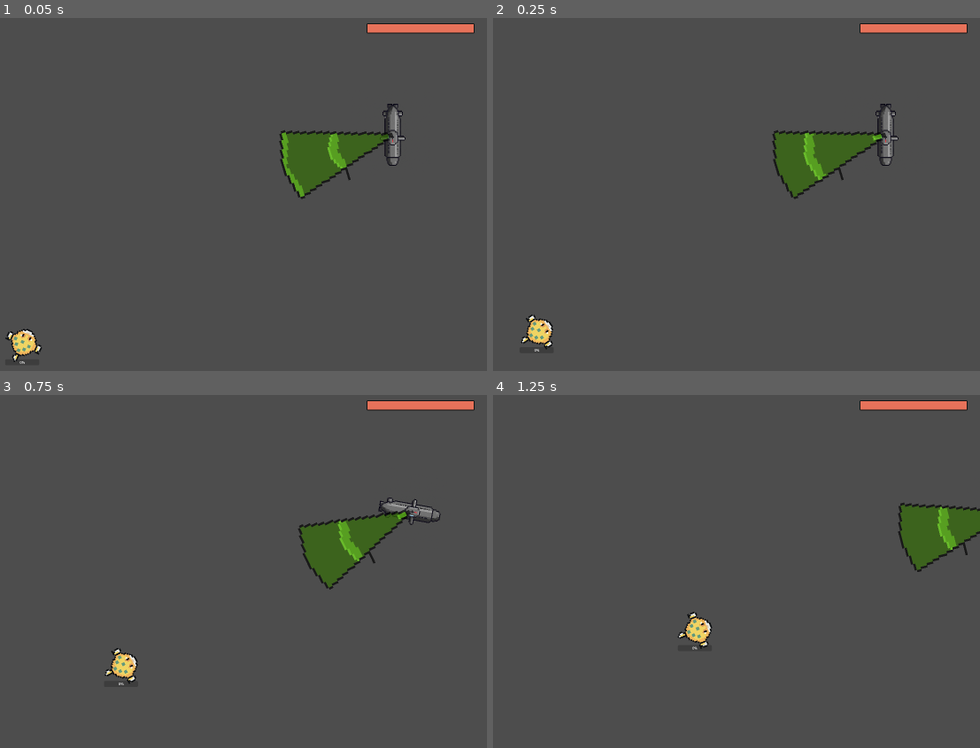
Above: before the commit, frames 1-4 (two rows, left to right).
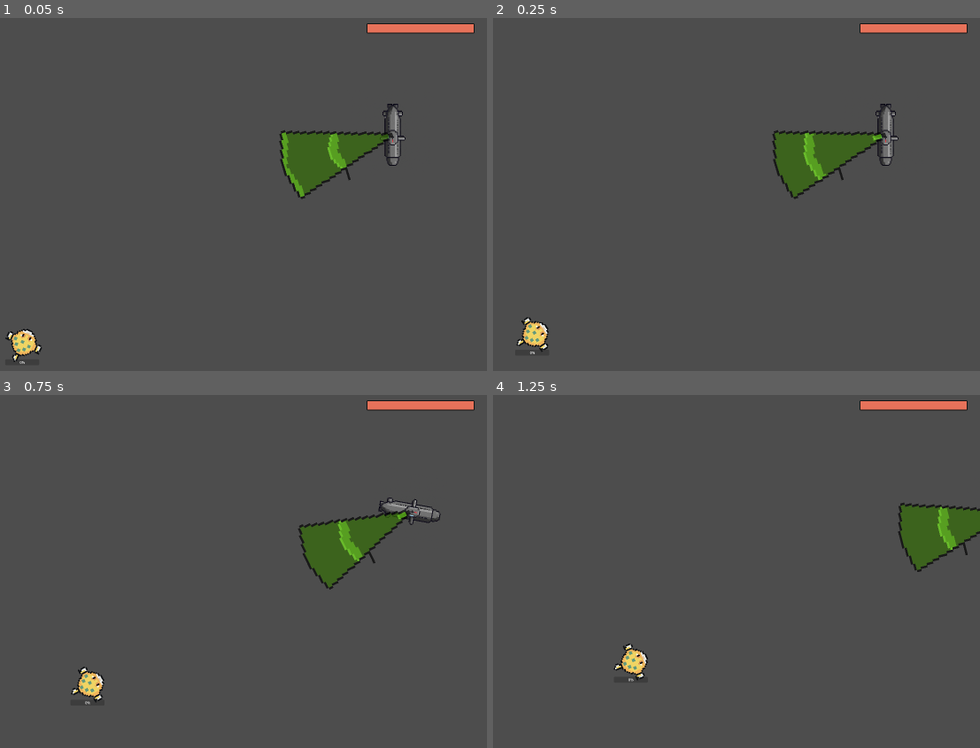
Above: after the commit, the same moments.

Repository: AbuHarambe/Deepsea_Invaders
Game: Godot game, scene res://Scenes/main.tscn
Same seed, same stepped clock (60 frames per second), same inputs: the game is played once before the commit and once after it.
Inputs (mouse positions are in pixels of both pictures, inside the frame that each line leads up to):
- Up to frame 1 (0.05 s): no input
- Up to frame 2 (0.25 s): no input
- Up to frame 3 (0.75 s): move the mouse to (287, 567) at 0.52 s; hold D (Right) from 0.53 s (still down)
- Up to frame 4 (1.25 s): keep holding D (Right)

Frame 1 is identical in both runs. In frame 2, 0.5% of the frame differs, in the area x 4-13%, y 83-96%; in frame 3, 0.8%; in frame 4, 0.8%, in the area x 24-46%, y 61-82%.

Commit message:
Issue 13 Completed
Fortschrittsanzeige pausiert erst für eine im enemy bestimmte zeit wenn der Scan Bereich Verlassen wird und anschließend degeneriert sich diese mit einer im enemy festgelegten rate

Diff:
--- a/Scripts/enemy.gd
+++ b/Scripts/enemy.gd
@@ -1,12 +1,18 @@
 extends CharacterBody2D
 
 # @export makes the variables show up on the right menu in Godot called Inspector
-@export var max_speed = 400
+@export var max_speed = 250
 @export var acceleration: float = 1800.0 # How quickly the player reaches max speed
 @export var friction: float = 1400.0 # How quickly the player slows down
 @export var damage = 10
 @export var rotation_speed = 10.0
 @export var scan_difficulty: float = 2.0 # This is the goal time inside the scanner (was goal_time_inside)
+@export_group("Scan Decay Settings")
+# The rate at which progress decays when outside (e.g., 0.5 means half-speed decay)
+@export var scan_decay_rate: float = 0.5
+# The time (in seconds) to pause before decay begins after exiting the scanner
+@export var scan_decay_delay: float = 1.0
+
 
 # allows this script to access the properties of Player
 @onready var sprite_node = $Sprite2D
--- a/Scripts/scan_progress_bar.gd
+++ b/Scripts/scan_progress_bar.gd
@@ -14,12 +14,12 @@
 	# 2. Control visibility based on the desired state:
 
 	# Option A: Visible only when actively filling (0 < value < 1.0)
-	self.visible = ratio > 0.0 and ratio < 1.0
+	#self.visible = ratio > 0.0 and ratio < 1.0
 
 	# --- OR ---
 
 	# Option B: Visible as long as the enemy is being tracked (value > 0.0)
 	# This keeps the bar visible at 100% until the enemy is deleted.
-	# self.visible = ratio > 0.0
+	#self.visible = ratio > 0.0
 
 	# Let's stick with the 'active filling' logic (Option A) for now.
--- a/Scripts/scanner.gd
+++ b/Scripts/scanner.gd
@@ -1,63 +1,95 @@
 extends Area2D
 
-var entered_times: Dictionary = {}
+# Dictionary to track scan progress for all enemies.
+# Stores: {EnemyNode: {"accumulated_time": float, "last_update_time_ms": int, "is_inside": bool, "decay_start_time_ms": int}}
+var scan_targets: Dictionary = {}
 
-# We will check the time for all tracked enemies every physics frame
-func _physics_process(delta: float) -> void:
-	# We must iterate over a copy of the keys to safely modify the dictionary (by erasing keys)
-	for enemy_node in entered_times.keys().duplicate():
-		# Get the entry time
-		var entry_time_ms = entered_times.get(enemy_node, 0)
-		var current_time_ms = Time.get_ticks_msec()
+# --- REMOVED CONSTANT: The DECAY_RATE is now read from the enemy script. ---
 
-		var time_inside_s = (current_time_ms - entry_time_ms) / 1000.0
-
-		# We need the enemy's goal time, which is stored in its script
-		# Check if the node is still valid (it might have been deleted elsewhere)
-		if is_instance_valid(enemy_node):
-
-			# Safely cast and get the goal difficulty
-			var enemy: CharacterBody2D = enemy_node as CharacterBody2D
-			var goal_time = enemy.scan_difficulty
-
-			# 1. Calculate the Progress Ratio (0.0 to 1.0)
-			var progress_ratio = min(time_inside_s / goal_time, 1.0)
-
-			# 2. 💡 NEW LOGIC: Update the Enemy's Visual Bar
-			enemy.update_scan_progress(progress_ratio)
-
-			# 💡 Diagnostic Print Statement (for troubleshooting)
-			# print("Area2D calculated ratio: ", progress_ratio)
-
-			if time_inside_s >= goal_time:
-				# 🚨 GOAL MET: Perform the successful action and remove the key! 🚨
-				print("Goal Met: Deleting Enemy ", enemy.name, " after ", time_inside_s, "s.")
-
-				# Optional: Set the bar to 100% just before deletion
-				enemy.update_scan_progress(1.0)
-
-				enemy.queue_free() # Enemy deletes itself
-				entered_times.erase(enemy_node) # Stop tracking the deleted enemy
-
-		else:
-			# Clean up the dictionary if the node was deleted another way
-			entered_times.erase(enemy_node)
-
-
-# Keep your entry function the same
+# --- Signal: When an enemy enters the area (START/RESUME SCAN) ---
 func _on_body_entered(body: Node2D) -> void:
 	if body.is_in_group("enemies"):
 		var enemy_node: CharacterBody2D = body as CharacterBody2D
-		if enemy_node:
+
+		if is_instance_valid(enemy_node):
 			enemy_node.set_scanner_state(true)
-			entered_times[enemy_node] = Time.get_ticks_msec()
 
-# Keep your exit function simple for cleanup
+			if scan_targets.has(enemy_node):
+				# Enemy is re-entering: Resume tracking
+				var data = scan_targets[enemy_node]
+				data.is_inside = true
+				data.last_update_time_ms = Time.get_ticks_msec()
+				data["decay_start_time_ms"] = 0 # Reset delay timer
+			else:
+				# Enemy is entering for the first time: Initialize data
+				scan_targets[enemy_node] = {
+					"accumulated_time": 0.0,
+					"last_update_time_ms": Time.get_ticks_msec(),
+					"is_inside": true,
+					"decay_start_time_ms": 0 # Initialize the new variable
+				}
+
+# --- Signal: When an enemy exits the area (PAUSE / START DECAY DELAY TIMER) ---
 func _on_body_exited(body: Node2D) -> void:
 	var enemy_node: CharacterBody2D = body as CharacterBody2D
-	if enemy_node:
+
+	if enemy_node and scan_targets.has(enemy_node):
 		enemy_node.set_scanner_state(false)
-		# We don't need to check the time here anymore, just stop tracking!
-		if entered_times.has(enemy_node):
-			print("Enemy exited before goal. Stopping track.")
-			entered_times.erase(enemy_node)
+
+		var data = scan_targets[enemy_node]
+		data.is_inside = false
+		data.last_update_time_ms = Time.get_ticks_msec()
+
+		# 💡 NEW: Record the exact time the enemy exited to begin the pause delay
+		data.decay_start_time_ms = Time.get_ticks_msec()
+
+
+# --- Core Logic: Continuous Update and Decay ---
+func _physics_process(delta: float) -> void:
+	for enemy_node in scan_targets.keys().duplicate():
+
+		if not is_instance_valid(enemy_node):
+			scan_targets.erase(enemy_node)
+			continue
+
+		var enemy: CharacterBody2D = enemy_node as CharacterBody2D
+		var data = scan_targets[enemy_node]
+
+		# 💡 NEW: Fetch customizable parameters from the enemy script
+		var goal_time = enemy.scan_difficulty
+		var enemy_decay_rate = enemy.scan_decay_rate
+		var enemy_decay_delay = enemy.scan_decay_delay
+
+		# Calculate time elapsed since the last physics frame check
+		var current_time_ms = Time.get_ticks_msec()
+		var delta_time_s = (current_time_ms - data.last_update_time_ms) / 1000.0
+		data.last_update_time_ms = current_time_ms # Reset for the next frame
+
+		# --- PROGRESS ACCUMULATION / DECAY LOGIC ---
+		if data.is_inside:
+			# If inside: ADD time
+			data.accumulated_time += delta_time_s
+
+		else:
+			# If outside: Check if the decay delay has passed
+			var time_outside_s = (current_time_ms - data.decay_start_time_ms) / 1000.0
+
+			if time_outside_s >= enemy_decay_delay:
+				# Decay delay is over: SUBTRACT time (decay)
+				data.accumulated_time -= delta_time_s * enemy_decay_rate
+
+			# else: progress is paused, doing nothing here.
+
+		# Clamp the progress so it never goes below zero
+		data.accumulated_time = max(0.0, data.accumulated_time)
+
+		# --- UPDATE VISUALS AND CHECK GOAL ---
+
+		var progress_ratio = min(data.accumulated_time / goal_time, 1.0)
+		enemy.update_scan_progress(progress_ratio)
+
+		if data.accumulated_time >= goal_time:
+			print("Goal Met (Persistent): Deleting Enemy ", enemy.name)
+			enemy.update_scan_progress(1.0)
+			enemy.queue_free()
+			scan_targets.erase(enemy_node)
